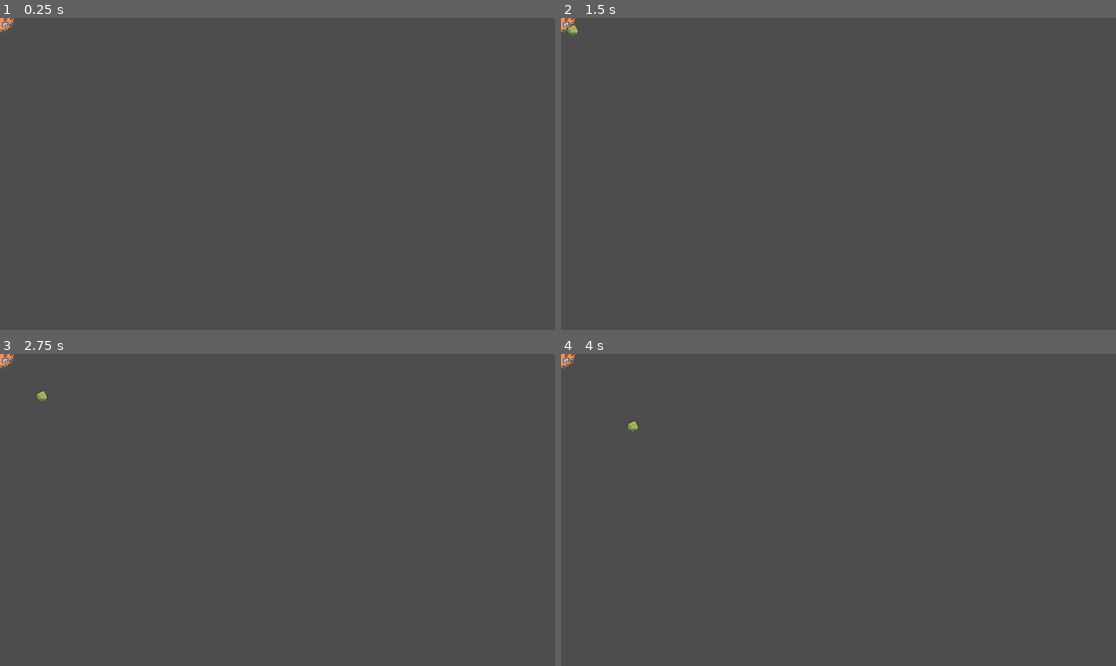
Above: before the commit, frames 1-4 (two rows, left to right).
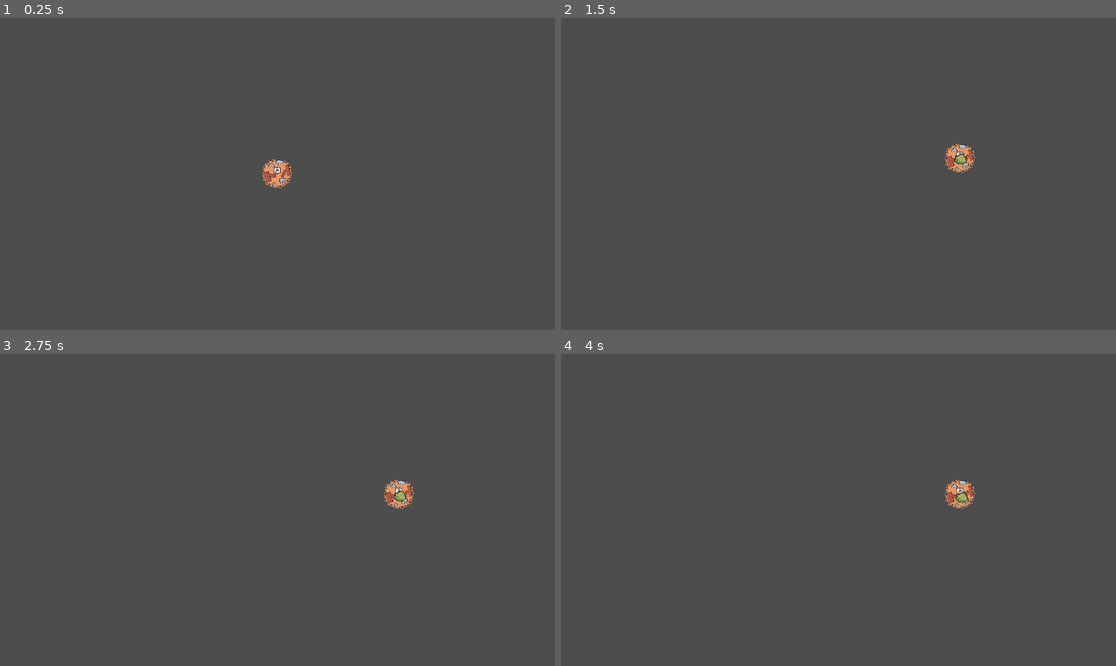
Above: after the commit, the same moments.

Repository: Matthewfrogman/Battle_towers
Game: Godot game, scene res://Towers/tower.tscn
Same seed, same stepped clock (60 frames per second), same inputs: the game is played once before the commit and once after it. This scene is started directly instead of the project's main scene.
Inputs (mouse positions are in pixels of both pictures, inside the frame that each line leads up to):
- Up to frame 1 (0.25 s): no input
- Up to frame 2 (1.5 s): tap Enter at 0.5 s; move the mouse to (960, 158) at 0.52 s; click (960, 158) at 0.67 s; move the mouse to (727, 189) at 1.27 s; click (727, 189) at 1.42 s
- Up to frame 3 (2.75 s): move the mouse to (333, 441) at 2.02 s; click (333, 441) at 2.17 s
- Up to frame 4 (4 s): move the mouse to (810, 572) at 2.77 s; click (810, 572) at 2.92 s; move the mouse to (1005, 556) at 3.52 s; click (1005, 556) at 3.67 s

The runs differ from the first frame. In frame 1, 0.4% of the frame differs, in the area x 0-53%, y 0-55%; in frame 2, 0.5%; in frame 3, 0.5%, in the area x 0-75%, y 0-50%; in frame 4, 0.5%.

Commit message:
More Tower Stuff
Added more control to the shoot functions, also there are two shoot functions.

Diff:
--- a/Towers/Bullets/bullet.gd
+++ b/Towers/Bullets/bullet.gd
@@ -1,9 +1,8 @@
 class_name Bullet extends Area2D
 
-var hspeed: float
-var vspeed: float
+var move: Vector2
 var damage: int
 
 func _process(delta: float) -> void:
-	position += Vector2(hspeed*delta, vspeed*delta)
+	position += move
 	#if it hits an enemy, deal damage and expire
--- a/Towers/tower.gd
+++ b/Towers/tower.gd
@@ -1,17 +1,23 @@
 class_name Tower extends Area2D
 
+# VVV all the different objects here VVV
+#the cooldown timer
 @onready var timer = get_node("Cooldown Timer")
+#the range area2D
+@onready var range_scene = get_node("Range")
+#a reference to the bullet/projectile it instantiates
+var bullet_scene: PackedScene = preload("res://Towers/Bullets/bullet.tscn")
 
+# VVV things that'll change between towers VVV
 #the radius of where it can shoot
 @export var range: int
 #the time it takes to shoot
 @export var cooldown: float = 5.0
+@export var attack: int = 5
 
 var canshoot = false
-#whether or not its attacking or being place
-var mode
-#a reference to the bullet/projectile it instantiates
-var bullet_scene: PackedScene = preload("res://Towers/Bullets/bullet.tscn")
+#either hover or placed. If its hovering itll follow the mouse, otherwise itll shoot
+var mode = "hover"
 
 
 func _ready() -> void:
@@ -19,17 +25,39 @@
 
 func _process(delta: float) -> void:
 	#if there is an enemy in range, and cooldown is less/equal to 0, shoot
-	if canshoot == true:
-		shoot(10)
+	if mode == "hover":
+		position = get_global_mouse_position()
+		if Input.is_mouse_button_pressed(MOUSE_BUTTON_LEFT):
+			mode = "placed"
+	if mode == "placed":
+		#get the difference between x and y coords with the closest enemy
+		#gives us an angle
+		var angle: float
+		if canshoot == true:
+			shoot(delta, 10, angle, "straight")
 
-func shoot(speed):
+
+#PLANS FOR THIS:
+#shoot(eventually some other name) controls the direction and amount
+#of each bullet, and also the angles
+#whereas shoot2(eventually some other name) actually instantiates the bullets
+func shoot(delta: float, speed: int, angle: float, angle_mode: String):
 	#ideas for parameters: amount, angle, bullet speed
-	#shoot a bullet in a direction
-	print("shot!")
+	#the ability to shoot and go in different directions, or shoot in the same direction
+	if angle_mode == "straight":
+		for shots in 5:
+			print("blast")
+			shoot2(Vector2(1*delta, 2*delta))
+		#change the mode AGAIN based on if its even or odd
+
+	if angle_mode == "angled":
+		pass
+
+func shoot2(move: Vector2):
 	var bullet = bullet_scene.instantiate()
 	add_child(bullet)
-	bullet.hspeed = 5.0*speed
-	bullet.vspeed = 5.0*speed
+	bullet.damage = attack
+	bullet.move = move
 	canshoot = false
 
 
--- a/Towers/tower.tscn
+++ b/Towers/tower.tscn
@@ -7,7 +7,7 @@
 size = Vector2(58, 57)
 
 [sub_resource type="CircleShape2D" id="CircleShape2D_ovc7u"]
-radius = 67.26812
+radius = 28.0
 
 [node name="Tower" type="Area2D" unique_id=598119214]
 script = ExtResource("1_ovc7u")
